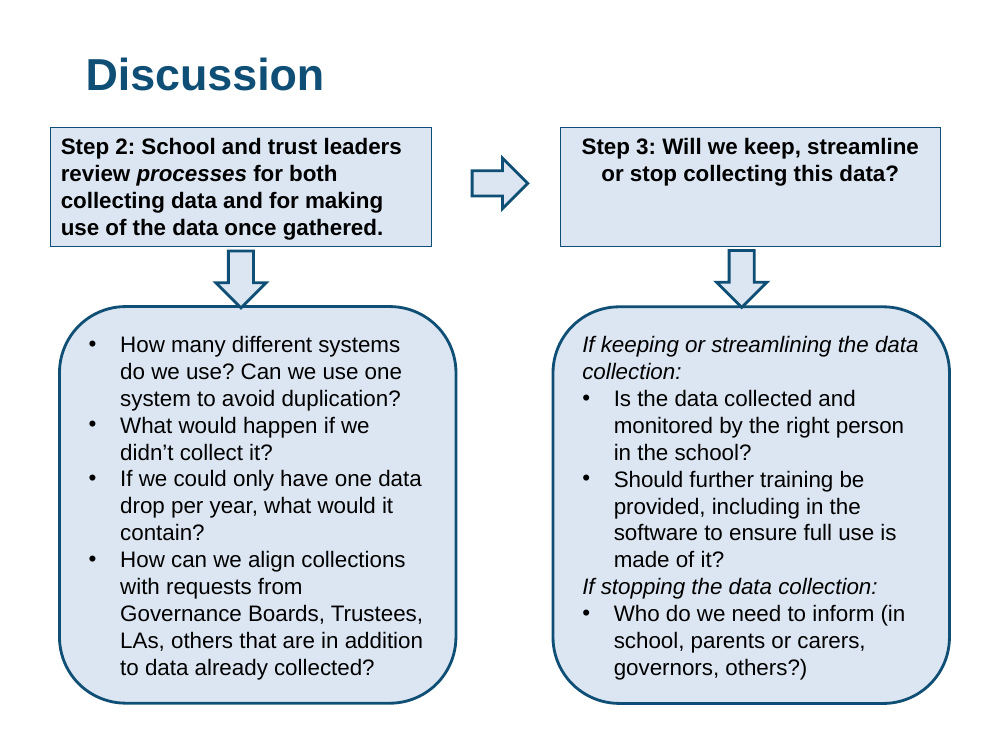
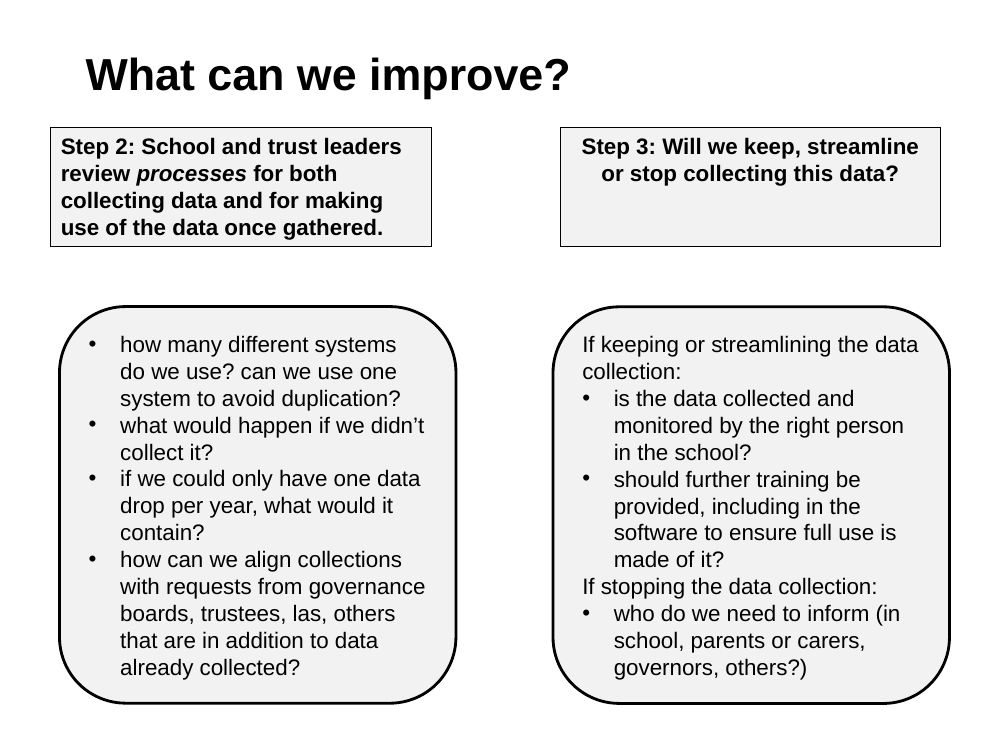
Before and after one commit to DFE-Digital/improve-workload-and-wellbeing-for-school-staff, a slide deck: slide 7 of content/assets/files/Review and streamline data management.odp. Drawn at 1008x756 pixels with LibreOffice and Linux fonts; fonts in the diff are those of the drawing. Boxes give left, top, right and bottom in pixels: in the first picture for what was removed or moved away, otherwise in the second. Text is boxed around its words. In the diff, an @@ line names an element or a change of style, - is before the commit and + after.

```diff
--- a/content/assets/files/Review and streamline data management.odp
+++ b/content/assets/files/Review and streamline data management.odp
@@ title at [86,57,571,99]: text changed; text colour #104F75 to #000000 @@
-Discussion
+What can we improve?
@@ rectangle "Step 2: School and trust ..." at [50,128,430,247]: fill #DCE6F2 to #F2F2F2; outline #104F75 0.74 pt to #000000 0.74 pt @@
@@ rectangle "Step 3: Will we keep, ..." at [560,128,940,247]: fill #DCE6F2 to #F2F2F2; outline #104F75 0.74 pt to #000000 0.74 pt @@
@@ freeform shape removed at [472,158,528,208] @@
@@ freeform shape removed at [216,251,266,308] @@
@@ freeform shape removed at [717,250,767,307] @@
@@ freeform shape "how many different systems do ..." at [59,306,456,704]: fill #DCE6F2 to #F2F2F2; outline #104F75 2.01 pt to #000000 2.01 pt @@
@@ freeform shape "If keeping or streamlining the ..." at [553,306,950,704]: fill #DCE6F2 to #F2F2F2; outline #104F75 2.01 pt to #000000 2.01 pt @@
@@ text in freeform shape at [120,335,426,680]: text changed @@
-• How many different systems do we use? Can we use one system to avoid duplication?
-• What would happen if we didn’t collect it?
-• If we could only have one data drop per year, what would it contain?
-• How can we align collections with requests from Governance Boards, Trustees, LAs, others that are in addition to data already collected?
+• how many different systems do we use? can we use one system to avoid duplication?
+• what would happen if we didn’t collect it?
+• if we could only have one data drop per year, what would it contain?
+• how can we align collections with requests from governance boards, trustees, las, others that are in addition to data already collected?
@@ text in freeform shape at [582,335,918,599]: italic off in "If keeping or streamlining the data collection:", "If stopping the data collection:" @@
@@ text in freeform shape at [614,389,904,568]: text changed @@
-• Is the data collected and monitored by the right person in the school?
-• Should further training be provided, including in the software to ensure full use is made of it?
+• is the data collected and monitored by the right person in the school?
+• should further training be provided, including in the software to ensure full use is made of it?
@@ text in freeform shape at [614,604,901,680]: text changed @@
-• Who do we need to inform (in school, parents or carers, governors, others?)
+• who do we need to inform (in school, parents or carers, governors, others?)
```
Also in this commit, not shown: 8 other slides changed, 33 other files.
